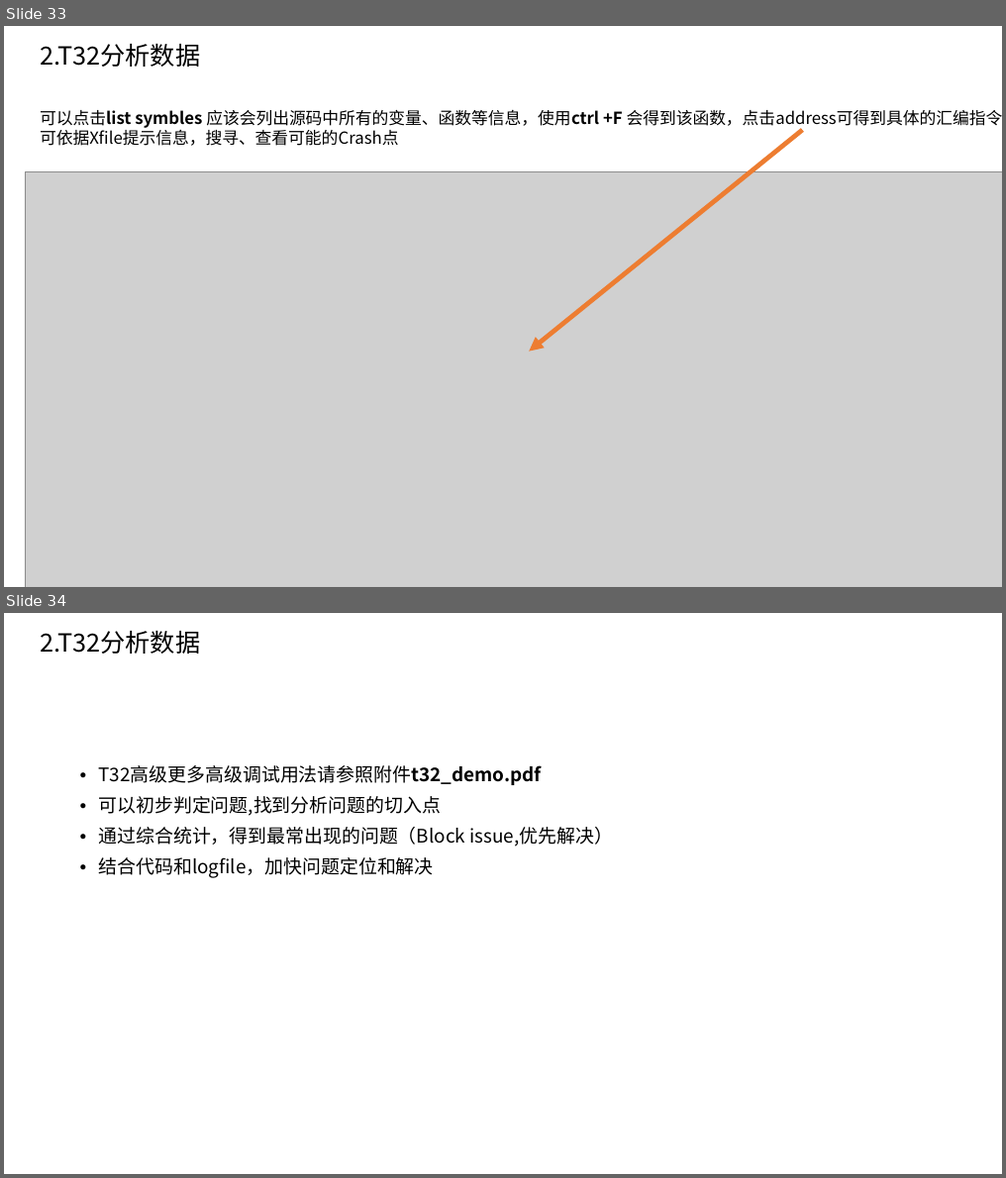
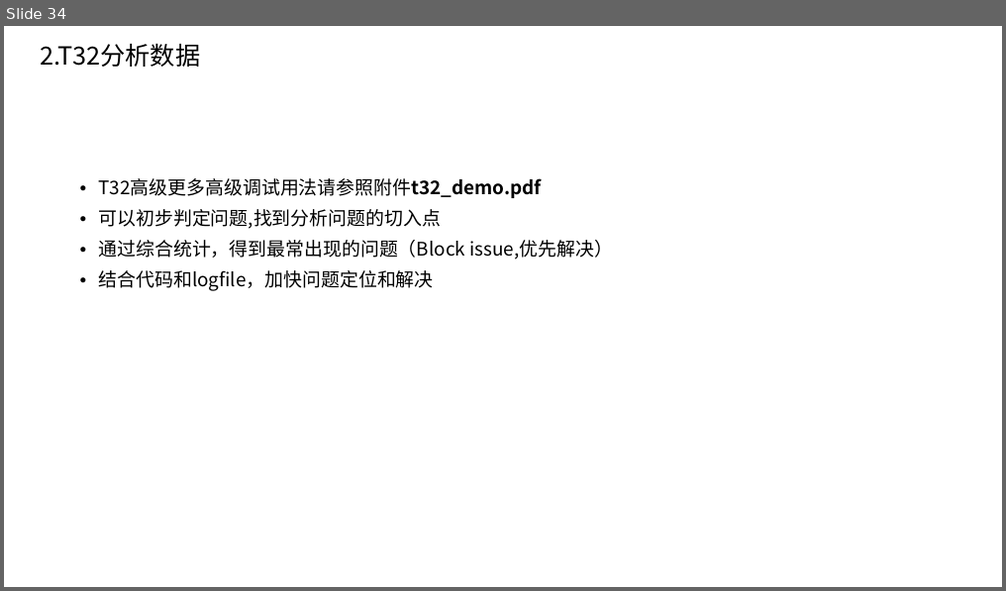
Before and after one commit to Meov/dump_modem_tools, a slide deck: 必读文档/CP-ARM调试工具使用说明书.pptx. Shown one above the other, each under a label of ours: slides 33 and 34 before the commit, slide 34 after it. The pictures are 1006x1178 and 1006x591 pixels, drawn with LibreOffice and Linux fonts; fonts in the diff are those of the drawing; grey boxes stand for pictures. Boxes give left, top, right and bottom in pixels: in the first picture for what was removed or moved away, otherwise in the second. Text is boxed around its words. In the diff, an @@ line names an element or a change of style, - is before the commit and + after.

```diff
--- a/必读文档/CP-ARM调试工具使用说明书.pptx
+++ b/必读文档/CP-ARM调试工具使用说明书.pptx
@@ slide 33 removed at <box>4,26,1002,587</box>, background #FFFFFF @@
@@ text removed at <box>40,43,200,67</box> @@
-2.T32分析数据
@@ text removed at <box>40,110,1002,146</box> @@
-可以点击list symbles 应该会列出源码中所有的变量、函数等信息，使用ctrl +F 会得到该函数，点击address可得到具体的汇编指令，
-可依据Xfile提示信息，搜寻、查看可能的Crash点
@@ arrow removed from (803, 130) to (529, 352) @@
@@ picture removed at <box>25,173,1002,587</box> @@
```
Also in this commit, not shown: 1 slide added.
